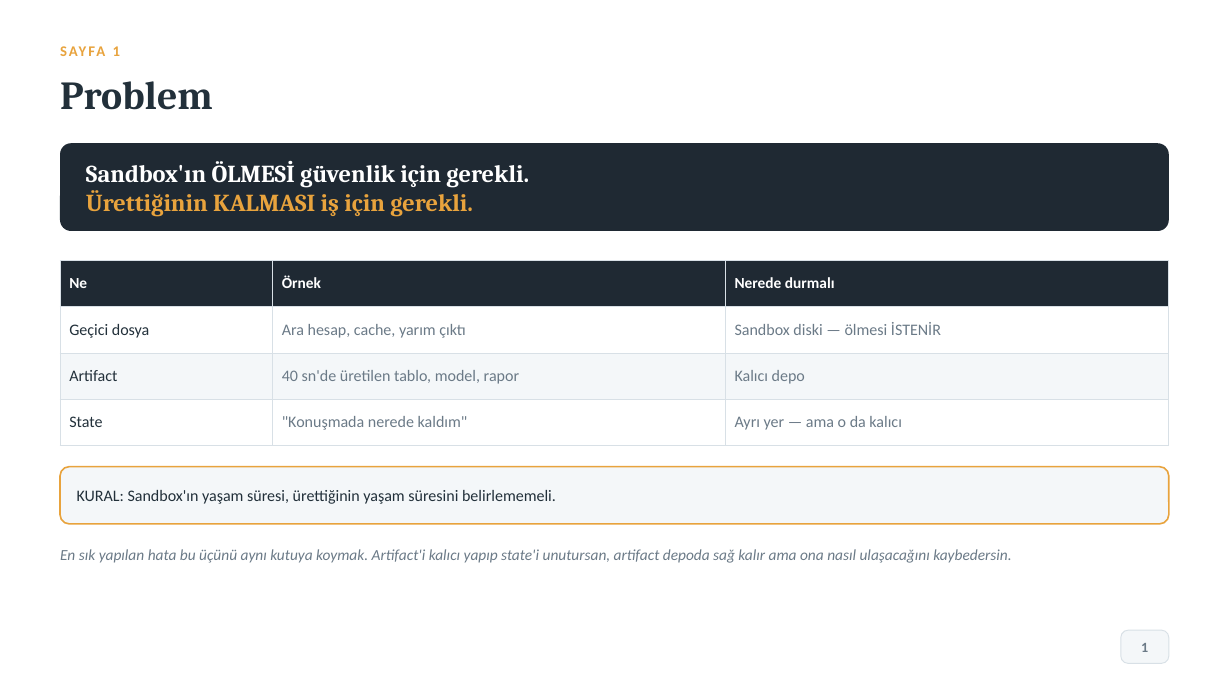
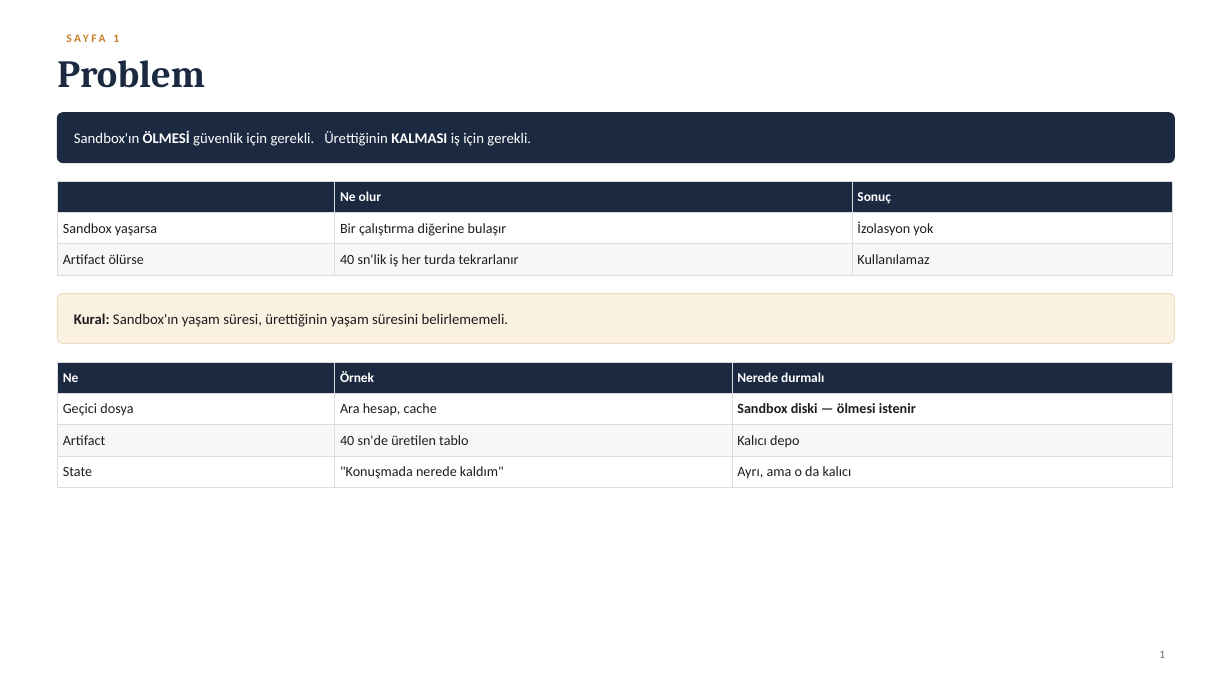
Before and after one commit to AltanReisoglu/Data-Science-Reports, a slide deck: slide 2 of ptc_art/PTC_Sunum_Karsilastirma.pptx. Drawn at 1232x693 pixels with LibreOffice and Linux fonts; fonts in the diff are those of the drawing. Boxes give left, top, right and bottom in pixels: in the first picture for what was removed or moved away, otherwise in the second. Text is boxed around its words. In the diff, an @@ line names an element or a change of style, - is before the commit and + after.

```diff
--- a/ptc_art/PTC_Sunum_Karsilastirma.pptx
+++ b/ptc_art/PTC_Sunum_Karsilastirma.pptx
@@ text "SAYFA 1" moved from (x1=113, y1=46, x2=120, y2=56) to (x1=113, y1=34, x2=119, y2=42) @@
@@ text "SAYFA 1" at (x1=113, y1=34, x2=119, y2=42): size 11.5 to 9 pt, text colour #E8A33D to #C87F26, letter spacing 1.6 to 2 pt @@
@@ text "Problem" moved from (x1=60, y1=81, x2=213, y2=110) to (x1=57, y1=60, x2=205, y2=88) @@
@@ text "Problem" at (x1=57, y1=60, x2=205, y2=88): size 31 to 30 pt, text colour #22303A to #1B2A41 @@
@@ rounded rectangle resized from (x1=60, y1=143, x2=1169, y2=231) to (x1=57, y1=113, x2=1175, y2=163) @@
@@ rounded rectangle at (x1=57, y1=113, x2=1175, y2=163): fill #1F2933 to #1B2A41; outline none to #1B2A41 0.75 pt; proportions changed @@
@@ text "Sandbox'ın ÖLMESİ güvenlik için gerekli. ..." moved from (x1=86, y1=161, x2=529, y2=217) to (x1=74, y1=131, x2=531, y2=146) @@
@@ text "Sandbox'ın ÖLMESİ güvenlik için gerekli. ..." at (x1=74, y1=131, x2=531, y2=146): size 19 to 11.5 pt, font Cambria to Calibri; text colour #E8A33D to #FFFFFF in "Ürettiğinin KALMASI iş için gerekli."; bold off in "Sandbox'ın güvenlik için gerekli. Ürettiğinin iş için ..." @@
@@ table added at (x1=57, y1=181, x2=1173, y2=274), 3 rows, 3 columns @@
+ | Ne olur | Sonuç
+Sandbox yaşarsa | Bir çalıştırma diğerine bulaşır | İzolasyon yok
+Artifact ölürse | 40 sn'lik iş her turda tekrarlanır | Kullanılamaz
@@ rounded rectangle added at (x1=57, y1=294, x2=1175, y2=344), fill #FBF1E0, outline #EFDCC0 0.75 pt @@
@@ text at (x1=74, y1=313, x2=509, y2=327): text changed; size 12.5 to 11.5 pt; text colour #22303A to #1D1D1F @@
-KURAL: Sandbox'ın yaşam süresi, ürettiğinin yaşam süresini belirlememeli.
+Kural: Sandbox'ın yaşam süresi, ürettiğinin yaşam süresini belirlememeli.
@@ table at (x1=57, y1=362, x2=1173, y2=483) @@
-row 2, column 2: Ara hesap, cache, yarım çıktı
+row 2, column 2: Ara hesap, cache
-row 2, column 3: Sandbox diski — ölmesi İSTENİR
+row 2, column 3: Sandbox diski — ölmesi istenir
-row 3, column 2: 40 sn'de üretilen tablo, model, rapor
+row 3, column 2: 40 sn'de üretilen tablo
-row 4, column 3: Ayrı yer — ama o da kalıcı
+row 4, column 3: Ayrı, ama o da kalıcı
@@ fill #1F2933 to #1B2A41 in row 1 @@
@@ fill #F4F7F9 to #F6F7F9 in row 3 @@
@@ size 12 to 10.5 pt in "Ne", "Örnek", "Nerede durmalı" @@
@@ size 12.5 to 11 pt in "Geçici dosya", "Artifact", "Kalıcı depo", "State" and 1 more places @@
@@ text colour #22303A to #1D1D1F in "Geçici dosya", "Artifact", "State" @@
@@ text colour #6B7A87 to #1D1D1F in "Kalıcı depo", ""Konuşmada nerede kaldım"" @@
@@ borders changed @@
@@ table resized from (x1=60, y1=261, x2=1169, y2=434) to (x1=57, y1=362, x2=1173, y2=483) @@
@@ rounded rectangle removed at (x1=60, y1=467, x2=1169, y2=524) @@
@@ text removed at (x1=60, y1=549, x2=1011, y2=563) @@
-En sık yapılan hata bu üçünü aynı kutuya koymak. Artifact'i kalıcı yapıp state'i unutursan, artifact depoda sağ kalır ama ona nasıl ulaşacağını kaybedersin.
@@ rounded rectangle removed at (x1=1121, y1=630, x2=1169, y2=664) @@
@@ text "1" moved from (x1=1141, y1=643, x2=1148, y2=652) to (x1=1159, y1=650, x2=1165, y2=658) @@
@@ text "1" at (x1=1159, y1=650, x2=1165, y2=658): size 11 to 9 pt, text colour #6B7A87 to #6E6E73, bold off; alignment centre to right @@
```
Also in this commit, not shown: 14 other slides changed, 2 slides added, 2 slides removed, 8 other files.
